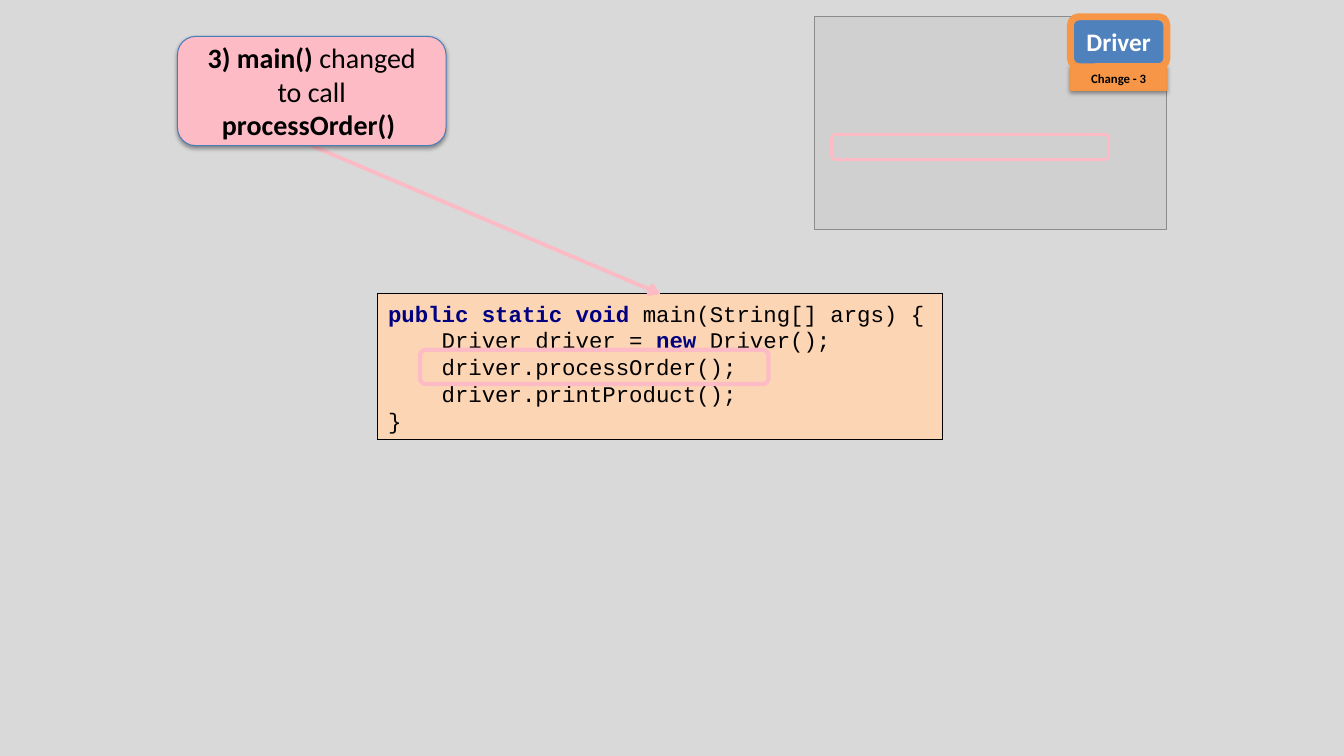
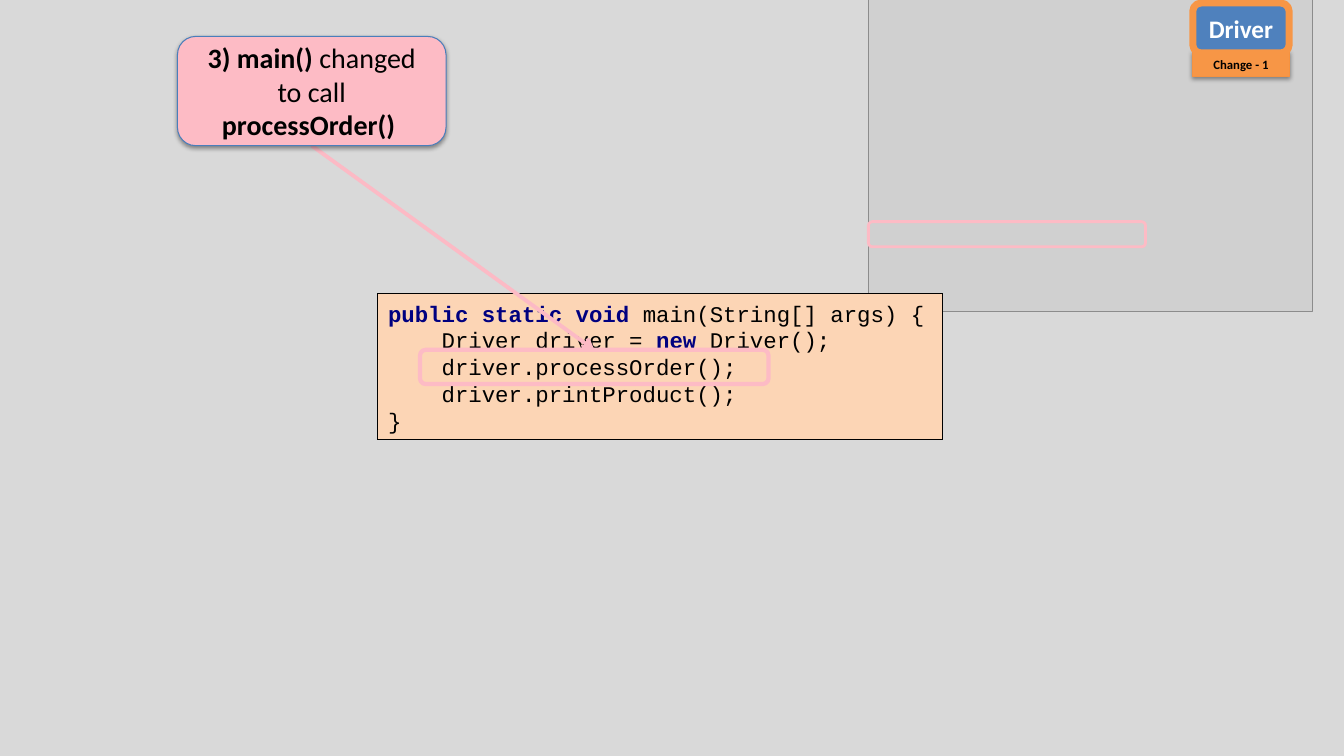
Before and after one commit to Programming-Fundamentals-SETU/prog-fund-1-sept-25, a slide deck: slide 15 of topic08-arrays-of-objects/unit-1/talk-3-array-product/c-array-product.pptx. Drawn at 1344x756 pixels with LibreOffice and Linux fonts; fonts in the diff are those of the drawing; grey boxes stand for pictures. Boxes give left, top, right and bottom in pixels: in the first picture for what was removed or moved away, otherwise in the second. Text is boxed around its words. In the diff, an @@ line names an element or a change of style, - is before the commit and + after.

```diff
--- a/topic08-arrays-of-objects/unit-1/talk-3-array-product/c-array-product.pptx
+++ b/topic08-arrays-of-objects/unit-1/talk-3-array-product/c-array-product.pptx
@@ picture removed at bbox=[815, 17, 1167, 231] @@
@@ picture added at bbox=[868, 0, 1312, 312] @@
@@ rounded rectangle "Driver": place and size @@
-rounded rectangle "Driver" at bbox=[1071, 17, 1168, 68]
+rounded rectangle "Driver" at bbox=[1193, 3, 1290, 53]
@@ rectangle "Change - 1": place and size @@
-rectangle "Change - 1" at bbox=[1071, 66, 1168, 91]
+rectangle "Change - 1" at bbox=[1193, 51, 1290, 77]
@@ text in rectangle at bbox=[1213, 60, 1268, 71]: text changed @@
-Change - 3
+Change - 1
@@ arrow moved from (312, 145) - (660, 294) to (312, 145) - (595, 350) @@
@@ rounded rectangle: place and size @@
-rounded rectangle at bbox=[832, 134, 1109, 159]
+rounded rectangle at bbox=[868, 222, 1145, 247]
```
Also in this commit, not shown: 13 other slides changed, 25 other files.
